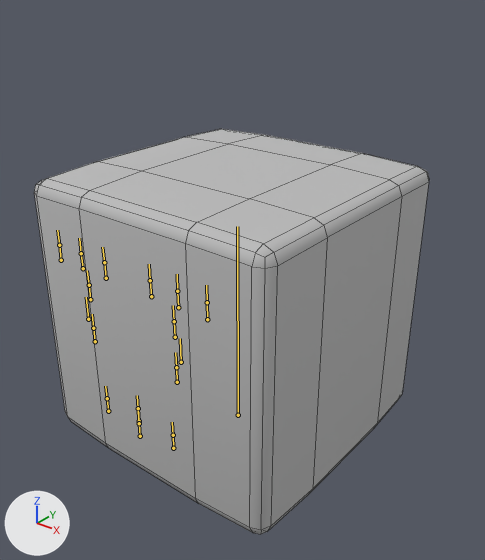
Renders of the FBX model Assets/- Asset Store/Custom/Characters/Source/Animations.fbx from each side of a commit.
Rendered twice from a camera (50 mm lens) standing at (0.737, -0.907, 0.612) and looking at (0.023, -0.014, 0.059). The axes (+X, +Y, +Z) are drawn at lower left. The lights are the same throughout. The bones that bend it are drawn over the model as lines. Mesh edges are drawn as thin lines.
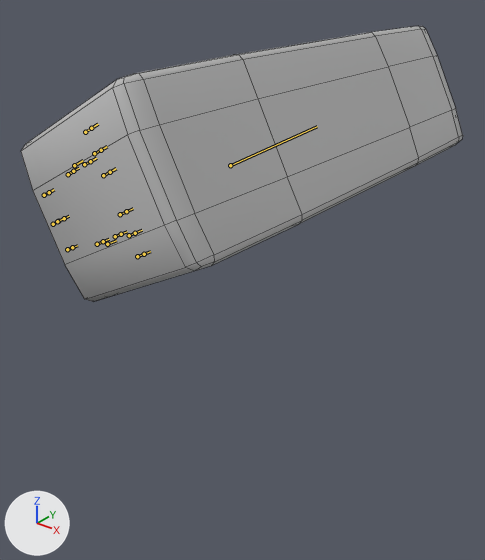
The newer file adds an action. The first version stands in its rest pose; the second is drawn at frame 22 of the action 'Armature_Player|Ability_Dash'.

What the commit changed:
Bone 'Root' (bone_root) moves from (0.0, 0.0, 0.0) to (-0.0157, 0.5448, 0.0001).
Bone 'Root' (bone_root) turns from (0, 0, 0) to (0, 0, -62) degrees about its own x, y and z.
Bone 'Root' (bone_root) is rescaled from (1.0, 1.0, 1.0) to (0.46, 0.47, 1.53).

What differs and where, as boxes [x1, y1, x2, y2] in the pictures (485 x 560 px):
'Cube', posed (12% wider, 32% shorter)
    before: [34, 129, 429, 534]
    after: [21, 26, 463, 301]
bone 'Root', root to tip
    before: (238, 415) to (237, 226)
    after: (230, 165) to (317, 126)
